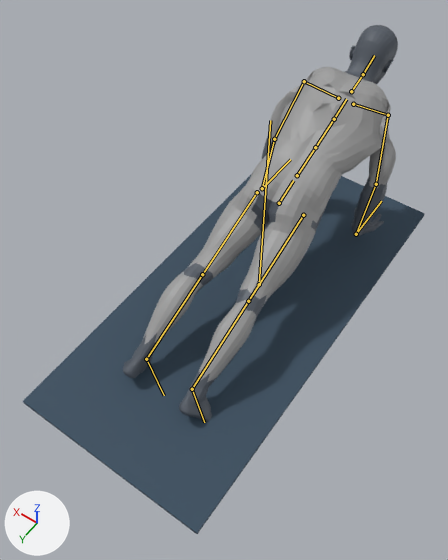
Two versions of the glTF model assets_3d/exported_glb/push_up.glb, one commit apart.
Camera for both pictures: a 50 mm camera at (-0.86, 1.48, 2.22) aimed at (0.03, 0.24, 0.26). Lighting does not change. The marker at lower left points along +X, +Y and +Z. The picture after the commit comes second. Both versions are drawn at frame 80 of the action 'Anim_BadForm'; the numbers are the values there. The bones that bend it are drawn over the model as lines.

Names of what the first picture shows: 'Body_Head_Neck', 'Body_Joints_Hands_Feet', 'Equip_Mat', 'Mesh_Muscle_Abs_Core', 'Mesh_Muscle_Back_Lats', 'Mesh_Muscle_Biceps', 'Mesh_Muscle_Calves', 'Mesh_Muscle_Chest', 'Mesh_Muscle_Glutes', 'Mesh_Muscle_Hamstrings', 'Mesh_Muscle_Quads', 'Mesh_Muscle_Shoulders', 'Mesh_Muscle_Traps', 'Mesh_Muscle_Triceps'.
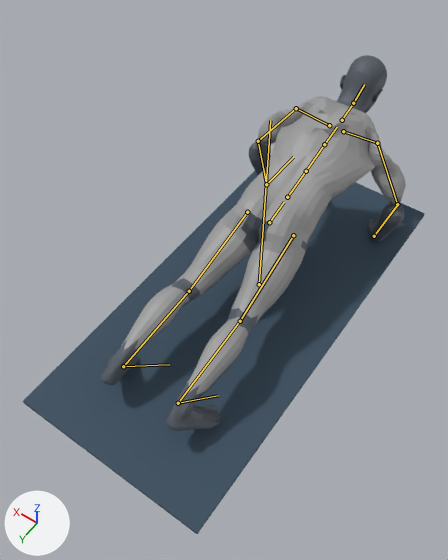
Pixel boxes [x1, y1, x2, y2] of what changed, in the pictures (448 x 560 px):
'Mesh_Muscle_Back_Lats', posed (8% shorter): before [269, 74, 385, 184]; after [256, 104, 376, 205]
'Body_Joints_Hands_Feet', posed: before [123, 134, 388, 421]; after [101, 139, 404, 431]
'Mesh_Muscle_Hamstrings', posed: before [188, 185, 311, 302]; after [175, 204, 301, 322]
'Mesh_Muscle_Calves', posed (11% wider): before [143, 272, 256, 382]; after [122, 285, 248, 395]
'Mesh_Muscle_Glutes', posed: before [242, 153, 332, 227]; after [237, 174, 323, 247]
'Body_Head_Neck', posed: before [345, 25, 398, 84]; after [337, 55, 387, 113]
'Mesh_Muscle_Traps', posed: before [310, 67, 386, 116]; after [308, 96, 374, 139]
'Mesh_Muscle_Shoulders', posed (7% wider): before [281, 69, 393, 149]; after [274, 99, 394, 181]
'Mesh_Muscle_Biceps', posed (16% wider): before [269, 100, 396, 188]; after [258, 113, 406, 204]
'Mesh_Muscle_Quads', posed: before [215, 228, 316, 306]; after [200, 247, 305, 323]
'Mesh_Muscle_Triceps', posed (mostly hidden before): before [369, 154, 372, 171]; after [259, 127, 396, 204]
'Mesh_Muscle_Abs_Core', posed (mostly hidden): before [327, 168, 354, 203]; after [316, 183, 354, 224]
'Mesh_Muscle_Chest', posed (not visible afterwards): before [285, 102, 392, 147]
bone 'Pelvis', root to tip: before (279, 203) to (293, 180); after (269, 222) to (284, 202)
bone 'UpperArm_L', root to tip: before (304, 81) to (274, 139); after (296, 108) to (258, 141)
bone 'Forearm_L', root to tip: before (274, 139) to (262, 188); after (258, 141) to (266, 184)
bone 'Hand_L', root to tip: before (262, 188) to (290, 159); after (266, 184) to (293, 157)
bone 'UpperArm_R', root to tip: before (388, 115) to (376, 184); after (377, 143) to (397, 204)
bone 'Forearm_R', root to tip: before (376, 184) to (356, 234); after (397, 204) to (374, 236)
bone 'Hand_R', root to tip: before (356, 234) to (381, 201); after (374, 236) to (398, 204)
bone 'Neck', root to tip: before (351, 91) to (363, 74); after (342, 120) to (353, 103)
bone 'Thigh_L', root to tip: before (257, 192) to (202, 274); after (247, 212) to (189, 291)
bone 'Calf_L', root to tip: before (202, 274) to (146, 359); after (189, 291) to (123, 366)
bone 'Foot_L', root to tip: before (146, 359) to (164, 395); after (123, 366) to (169, 364)
bone 'Thigh_R', root to tip: before (303, 215) to (248, 301); after (293, 235) to (240, 321)
bone 'Calf_R', root to tip: before (248, 301) to (192, 389); after (240, 321) to (178, 403)
bone 'Foot_R', root to tip: before (192, 389) to (204, 422); after (178, 403) to (218, 395)

The edits, one by one:
Bone 'Pelvis' (bone_pelvis) moves from (-0.154, -0.476, 0.0) to (-0.088, -0.537, 0.0).
Bone 'Pelvis' (bone_pelvis) turns from (0, 0, 66) to (0, 0, 72) degrees about its own x, y and z.
Bone 'UpperArm_L' (bone_upperarm_l) turns from (-50, -172, 5) to (127, -11, -124) degrees about its own x, y and z.
Bone 'Forearm_L' (bone_forearm_l) turns from (-28, -22, 23) to (68, -174, -9) degrees about its own x, y and z.
Bone 'Hand_L' (bone_hand_l) turns from (-95, -29, -84) to (2, 24, 94) degrees about its own x, y and z.
Bone 'UpperArm_R' (bone_upperarm_r) turns from (-50, 172, -5) to (127, 11, 124) degrees about its own x, y and z.
Bone 'Forearm_R' (bone_forearm_r) turns from (-28, 22, -23) to (68, 174, 9) degrees about its own x, y and z.
Bone 'Hand_R' (bone_hand_r) turns from (-95, 29, 84) to (2, -24, -94) degrees about its own x, y and z.
Bone 'Neck' (bone_neck) turns from (0, 0, -16) to (0, 0, -22) degrees about its own x, y and z.
Bone 'Thigh_L' (bone_thigh_l) turns from (-3, 0, -3) to (-1, 0, -6) degrees about its own x, y and z.
Bone 'Calf_L' (bone_calf_l) turns from (-1, 0, -2) to (-2, 0, 10) degrees about its own x, y and z.
Bone 'Foot_L' (bone_foot_l) turns from (0, 4, -3) to (-2, 2, -47) degrees about its own x, y and z.
Bone 'Thigh_R' (bone_thigh_r) turns from (3, 0, -3) to (1, 0, -6) degrees about its own x, y and z.
Bone 'Calf_R' (bone_calf_r) turns from (1, 0, -2) to (2, 0, 10) degrees about its own x, y and z.
Bone 'Foot_R' (bone_foot_r) turns from (0, -4, -3) to (2, -2, -47) degrees about its own x, y and z.
